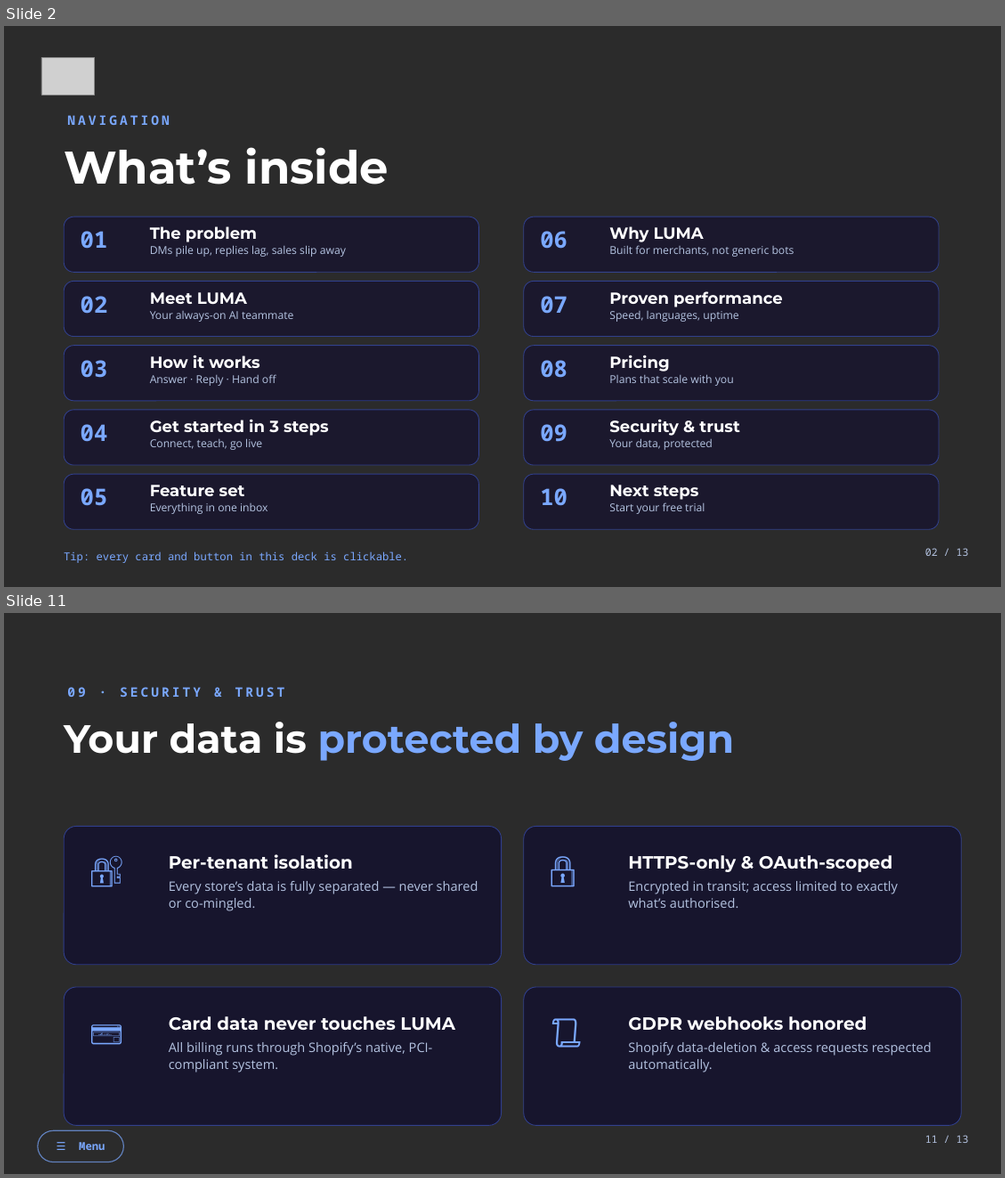
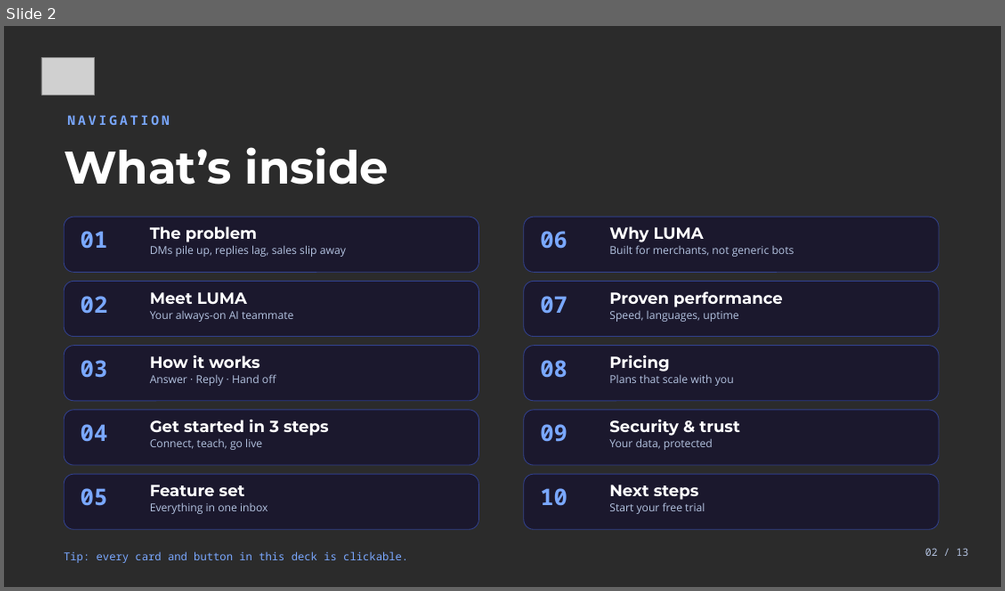
Before and after one commit to tonyhani01/luma-landing, a slide deck: proposal/LUMA_Business_Proposal.pptx. Shown one above the other, each under a label of ours: slides 2 and 11 before the commit, slide 2 after it; the slides between them are not shown. The pictures are 1005x1178 and 1005x591 pixels, drawn with LibreOffice and Linux fonts; fonts in the diff are those of the drawing; grey boxes stand for pictures; background and template pictures are left out; a plain dark background stands for a picture behind light text. Boxes give left, top, right and bottom in pixels: in the first picture for what was removed or moved away, otherwise in the second. Text is boxed around its words. In the diff, an @@ line names an element or a change of style, - is before the commit and + after.

```diff
--- a/proposal/LUMA_Business_Proposal.pptx
+++ b/proposal/LUMA_Business_Proposal.pptx
@@ slide 11 removed at <box>4,613,1001,1174</box>, background picture (left out) @@
@@ text removed at <box>67,687,285,697</box> @@
-09 · SECURITY & TRUST
@@ text removed at <box>64,722,734,761</box> @@
-Your data is protected by design
@@ rounded rectangle removed at <box>64,826,502,965</box> @@
@@ rounded rectangle removed at <box>524,826,961,965</box> @@
@@ text removed at <box>90,849,165,908</box> @@
-🔐
@@ text removed at <box>550,849,624,908</box> @@
-🔒
@@ text removed at <box>169,854,478,911</box> @@
-Per-tenant isolation
-Every store’s data is fully separated — never shared or co-mingled.
@@ text removed at <box>628,855,898,908</box> @@
-HTTPS-only & OAuth-scoped
-Encrypted in transit; access limited to exactly what’s authorised.
@@ rounded rectangle removed at <box>64,987,502,1126</box> @@
@@ text removed at <box>90,1009,165,1070</box> @@
-💳
@@ rounded rectangle removed at <box>524,987,961,1126</box> @@
@@ text removed at <box>550,1009,624,1070</box> @@
-📜
@@ text removed at <box>169,1016,455,1072</box> @@
-Card data never touches LUMA
-All billing runs through Shopify’s native, PCI-compliant system.
@@ text removed at <box>628,1016,931,1072</box> @@
-GDPR webhooks honored
-Shopify data-deletion & access requests respected automatically.
@@ rounded rectangle removed at <box>38,1130,123,1162</box> @@
-☰ Menu
@@ text removed at <box>925,1135,969,1143</box> @@
-11 / 13
```
Also in this commit, not shown: 8 slides changed, 2 slides added, 1 other slide removed, 6 other files.
